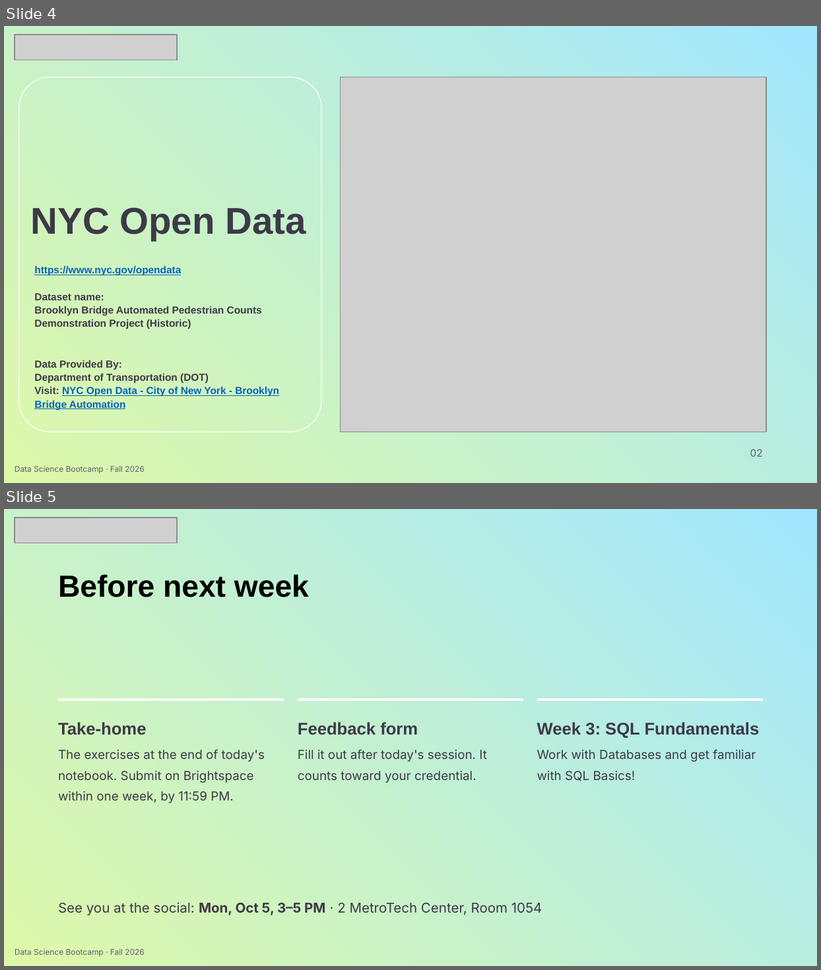
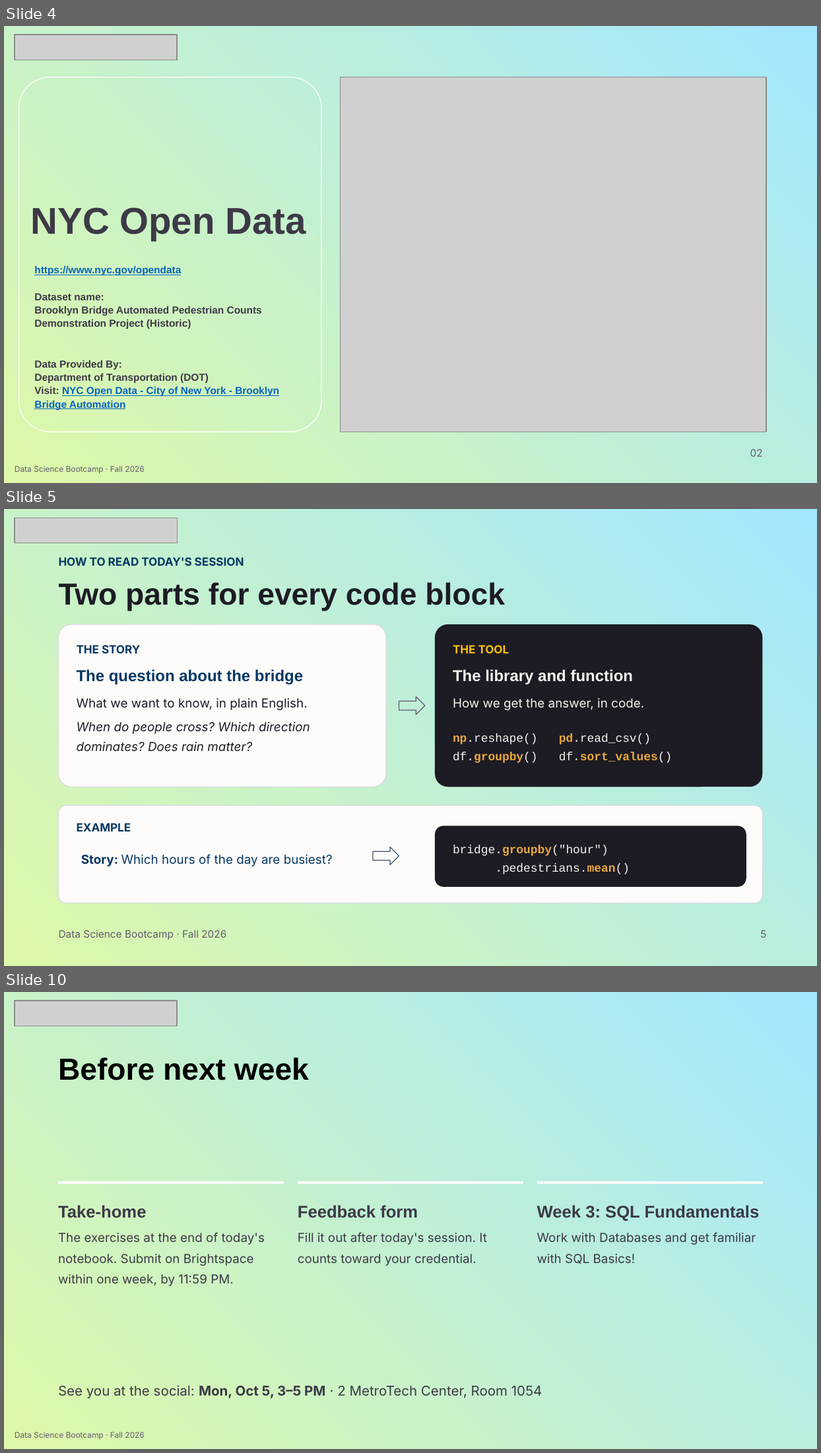
Before and after one commit to angelin-jacob/NYU-Tandon-Career-Hub-Fall-2026-Data-Science-Bootcamp, a slide deck: Week_2/Slides/Week 2.pptx. Shown one above the other, each under a label of ours: slides 4 and 5 before the commit, slides 4, 5 and 10 after it; the slides between them are not shown. The pictures are 821x970 and 821x1453 pixels, drawn with LibreOffice and Linux fonts; fonts in the diff are those of the drawing; grey boxes stand for pictures. Boxes give left, top, right and bottom in pixels: in the first picture for what was removed or moved away, otherwise in the second. Text is boxed around its words. In the diff, an @@ line names an element or a change of style, - is before the commit and + after.

Commit message:
final changes for ppt and code

```diff
--- a/Week_2/Slides/Week 2.pptx
+++ b/Week_2/Slides/Week 2.pptx
@@ slide 5 added at <box>4,509,817,966</box>, background gradient #DEF8A9 to #A3E7FF @@
@@ picture added at <box>15,518,177,543</box> @@
@@ text added at <box>59,557,244,566</box>, 10 pt, text #073763, bold @@
+HOW TO READ TODAY'S SESSION
@@ text added at <box>59,582,505,611</box>, 27 pt, text #1D1B24, bold @@
+Two parts for every code block
@@ rounded rectangle added at <box>59,625,386,787</box>, fill #FDFCFA, outline #DDD8E3 0.75 pt @@
@@ rounded rectangle added at <box>435,625,762,787</box>, fill #1D1B24 @@
@@ text added at <box>77,645,140,654</box>, 10 pt, text #073763, bold @@
+THE STORY
@@ text added at <box>453,645,510,654</box>, 10 pt, text #FFC000, bold @@
+THE TOOL
@@ text added at <box>77,669,303,685</box>, 14 pt, text #073763, bold @@
+The question about the bridge
@@ text added at <box>453,669,633,685</box>, 14 pt, text #F6F4EF, bold @@
+The library and function
@@ text added at <box>77,698,310,752</box>, 11 pt, text #1D1B24, italic @@
+What we want to know, in plain English.
+When do people cross? Which direction dominates? Does rain matter?
@@ right arrow added at <box>399,697,425,715</box>, outline #625D6E 0.75 pt @@
@@ text added at <box>453,698,644,710</box>, 11 pt, text #F6F4EF @@
+How we get the answer, in code.
@@ text added at <box>453,733,673,763</box>, 10.5 pt, text #F6F4EF @@
+np.reshape() pd.read_csv()
+df.groupby() df.sort_values()
@@ rounded rectangle added at <box>59,806,762,904</box>, fill #FDFCFA, outline #DDD8E3 0.75 pt @@
@@ text added at <box>77,823,131,832</box>, 10 pt, text #073763, bold @@
+EXAMPLE
@@ rounded rectangle added at <box>435,826,746,887</box>, fill #1D1B24 @@
@@ text added at <box>81,854,333,867</box>, 11 pt, text #073763 @@
+Story: Which hours of the day are busiest?
@@ right arrow added at <box>373,848,399,865</box>, outline #44546A 0.75 pt @@
@@ text added at <box>453,846,630,875</box>, 10.5 pt, text #F6F4EF @@
+bridge.groupby("hour")
+.pedestrians.mean()
@@ text added at <box>59,930,226,940</box>, 9 pt, text #625D6E @@
+Data Science Bootcamp · Fall 2026
@@ page number added at <box>760,931,766,938</box>, 9 pt, text #625D6E @@
+5
@@ what was slide 5 is now slide 10 @@
```
Also in this commit, not shown: 4 other slides added, 1 other file.
